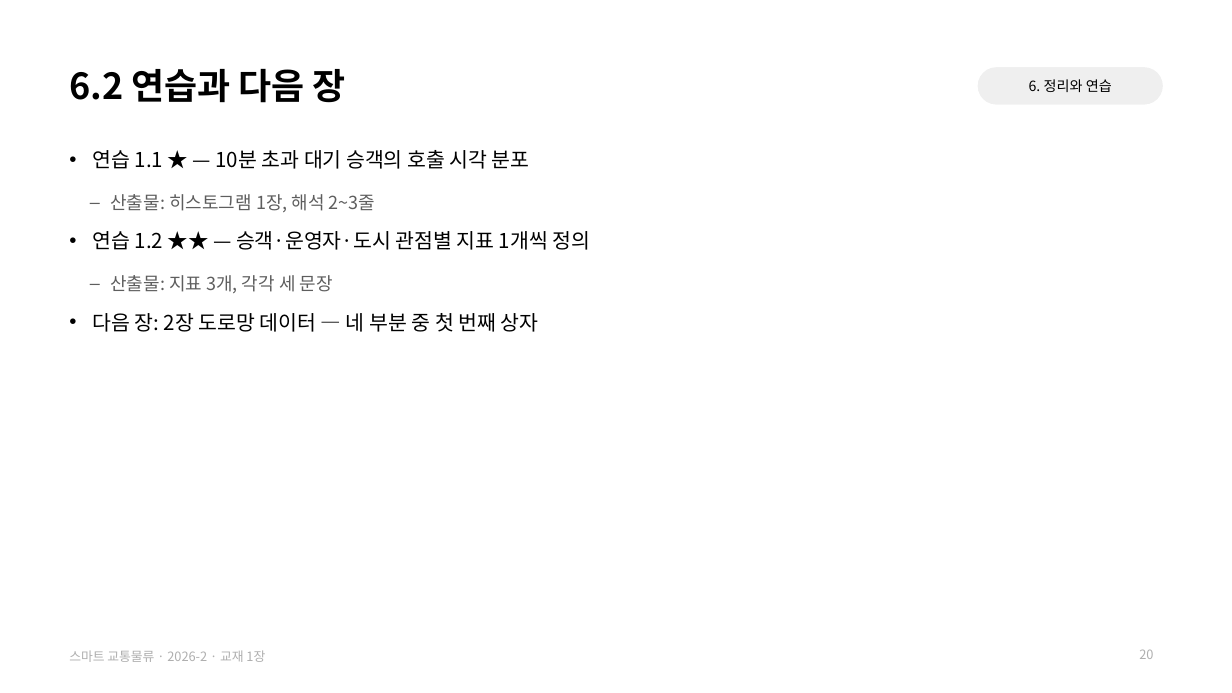
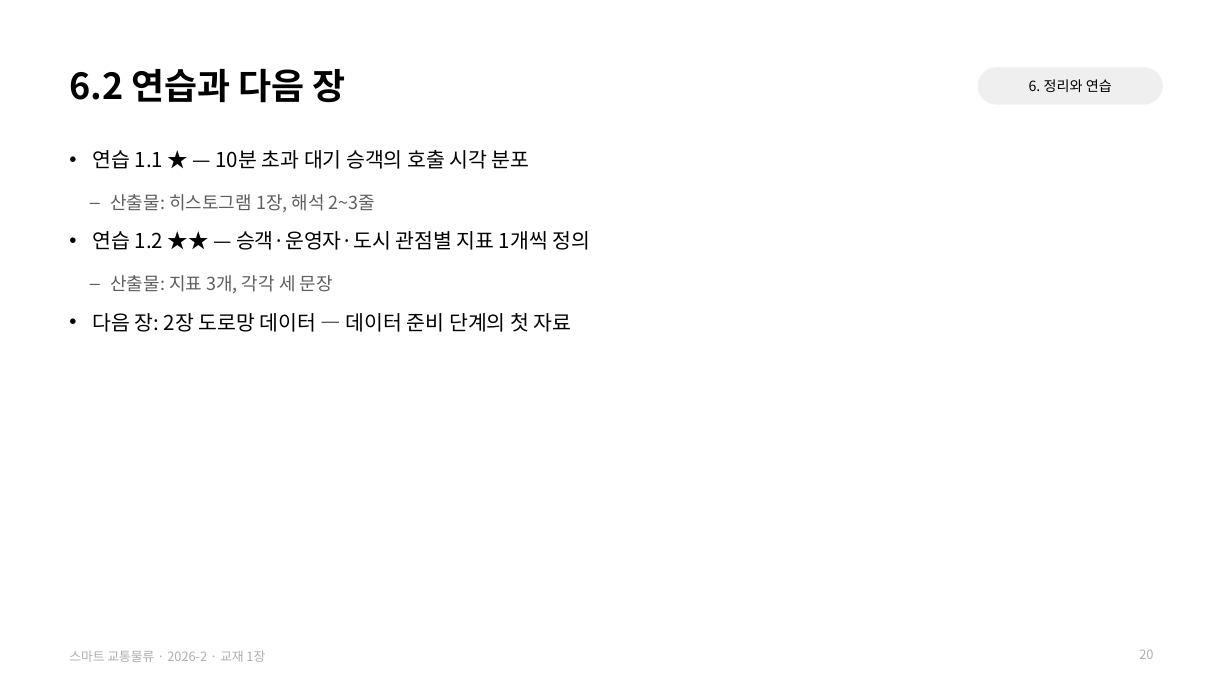
Before and after one commit to jihoyeo/smart-transport-logistics, a slide deck: slide 20 of slides/week01/ch01_why.pptx. Drawn at 1232x693 pixels with LibreOffice and Linux fonts; fonts in the diff are those of the drawing. Boxes give left, top, right and bottom in pixels: in the first picture for what was removed or moved away, otherwise in the second. Text is boxed around its words. In the diff, an @@ line names an element or a change of style, - is before the commit and + after.

```diff
--- a/slides/week01/ch01_why.pptx
+++ b/slides/week01/ch01_why.pptx
@@ text at <box>92,313,572,332</box>: text changed @@
-• 다음 장: 2장 도로망 데이터 — 네 부분 중 첫 번째 상자
+• 다음 장: 2장 도로망 데이터 — 데이터 준비 단계의 첫 자료
```
Also in this commit, not shown: 14 other slides changed, 1 other file.
